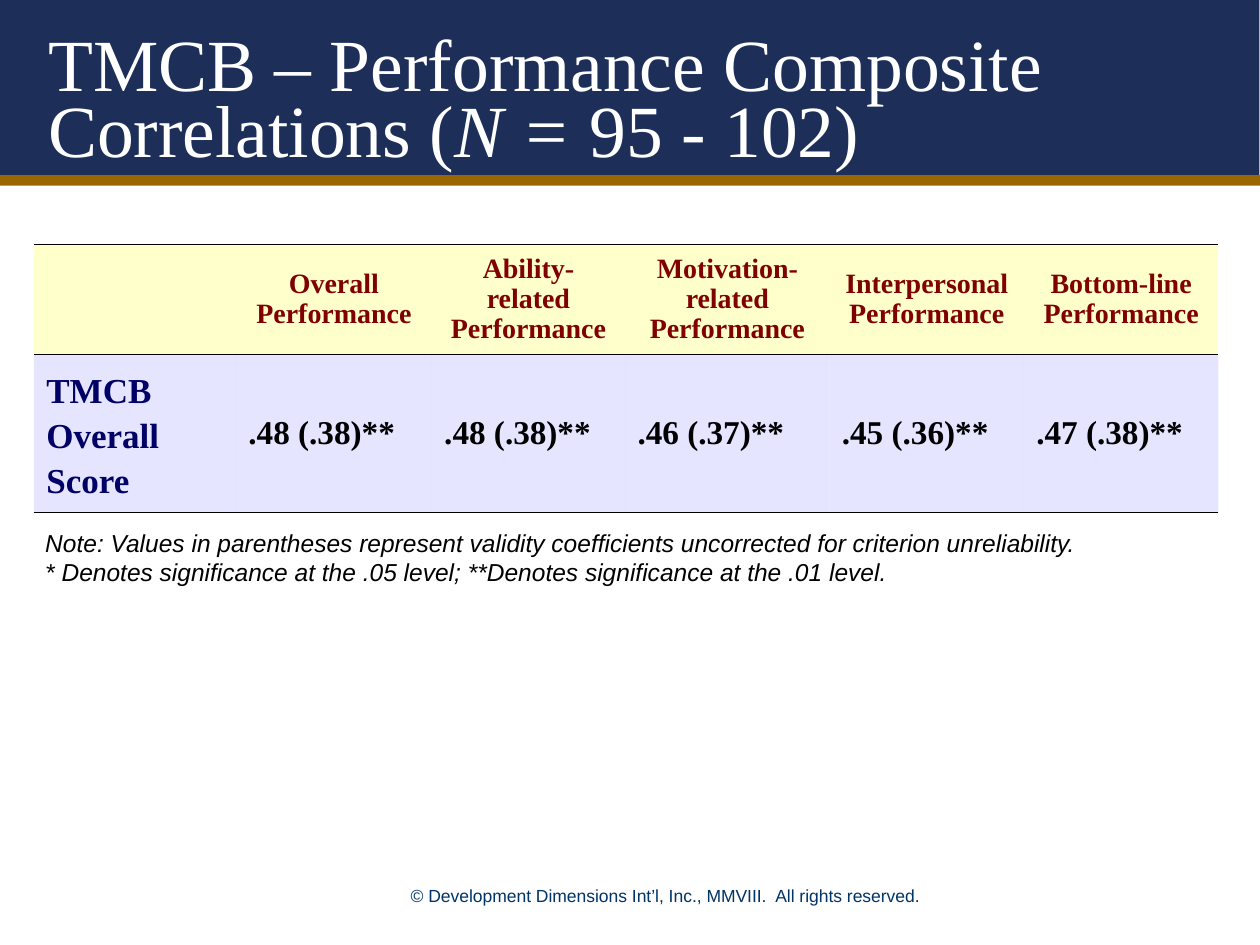
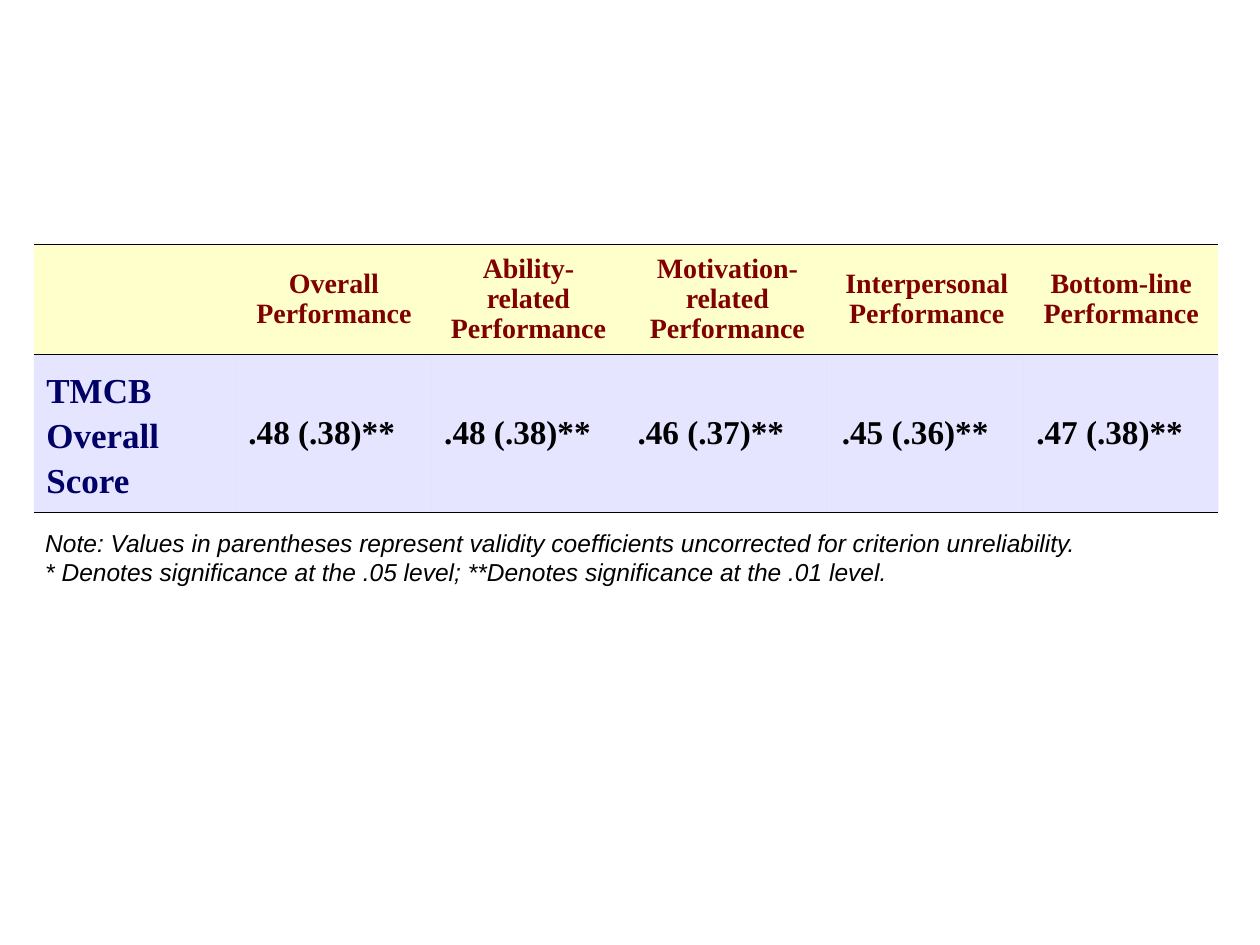
Before and after one commit to JillBudden/Scoring-Algo-Predicting-Performance-1, a slide deck: slide 2 of Results.ppt (slide 7 before the commit). Drawn at 1260x945 pixels with LibreOffice and Linux fonts; fonts in the diff are those of the drawing; background and template pictures are left out. Boxes give left, top, right and bottom in pixels: in the first picture for what was removed or moved away, otherwise in the second. Text is boxed around its words. In the diff, an @@ line names an element or a change of style, - is before the commit and + after.

```diff
--- a/Results.ppt
+++ b/Results.ppt
@@ rectangle removed at [0, 0, 1260, 179] @@
@@ title removed at [48, 39, 1041, 171] @@
-TMCB – Performance Composite Correlations (N = 95 - 102)
@@ line removed from (0, 180) to (1260, 180) @@
@@ text removed at [428, 889, 920, 906] @@
-© Development Dimensions Int’l, Inc., MMVIII. All rights reserved.
```
Also in this commit, not shown: 5 other slides changed, 27 slides removed.
